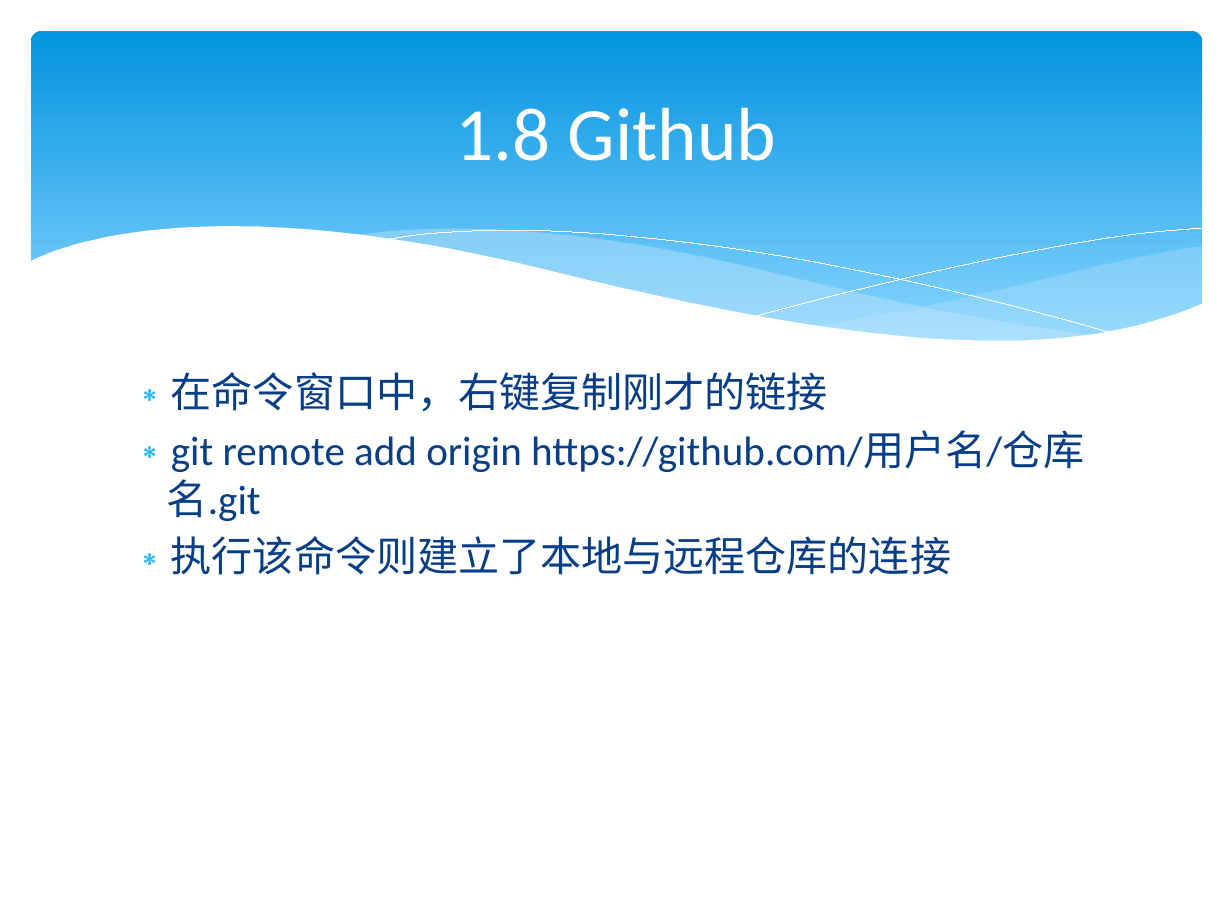
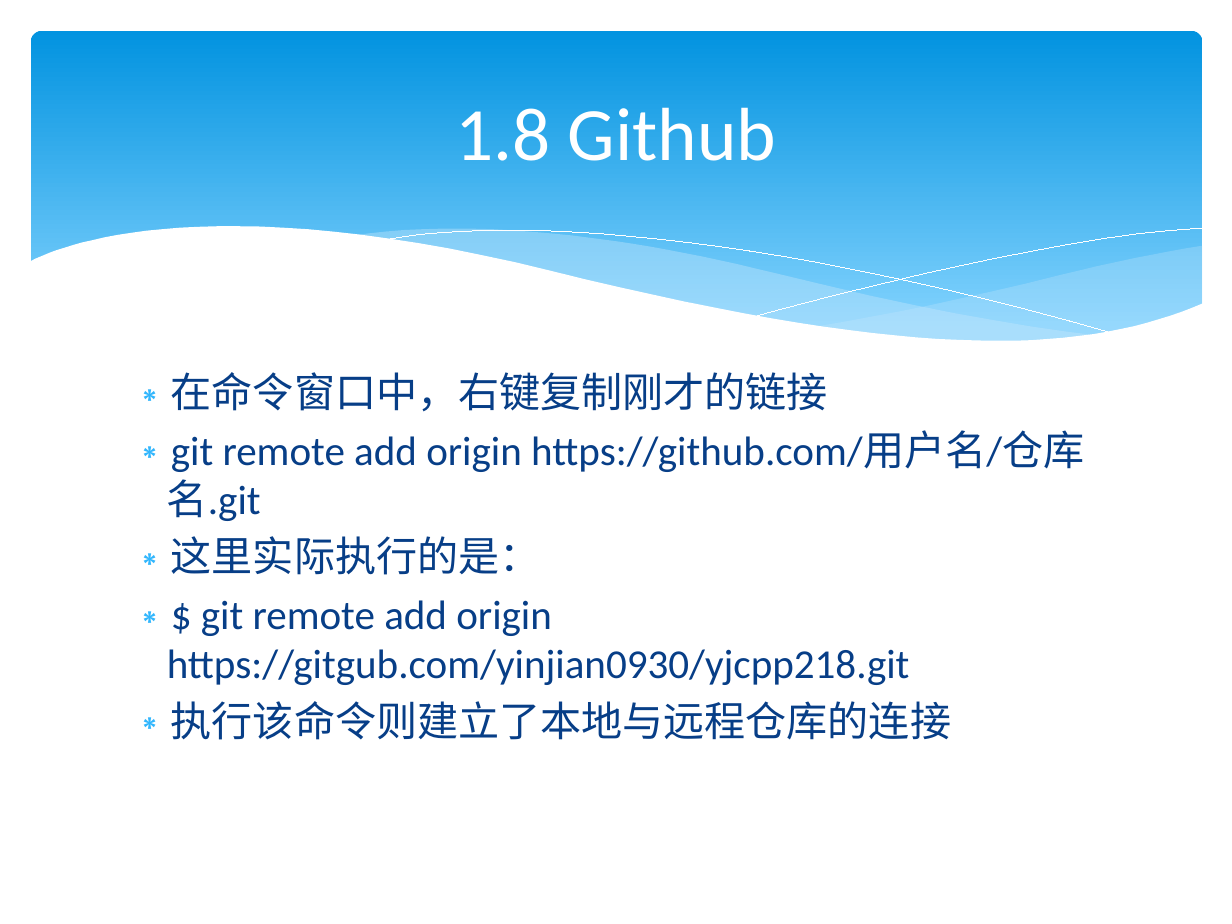
Before and after one commit to lamplight8/cpp, a slide deck: slide 55 of ppt/ch01_绪论_1.pptx. Drawn at 1232x924 pixels with LibreOffice and Linux fonts; fonts in the diff are those of the drawing. Boxes give left, top, right and bottom in pixels: in the first picture for what was removed or moved away, otherwise in the second. Text is boxed around its words. In the diff, an @@ line names an element or a change of style, - is before the commit and + after.

```diff
--- a/ppt/ch01_绪论_1.pptx
+++ b/ppt/ch01_绪论_1.pptx
@@ text at box(167, 536, 910, 685): paragraphs added @@
+∗ 这里实际执行的是：
+∗ $ git remote add origin https://gitgub.com/yinjian0930/yjcpp218.git
```
Also in this commit, not shown: 27 other slides changed, 4 slides added.
